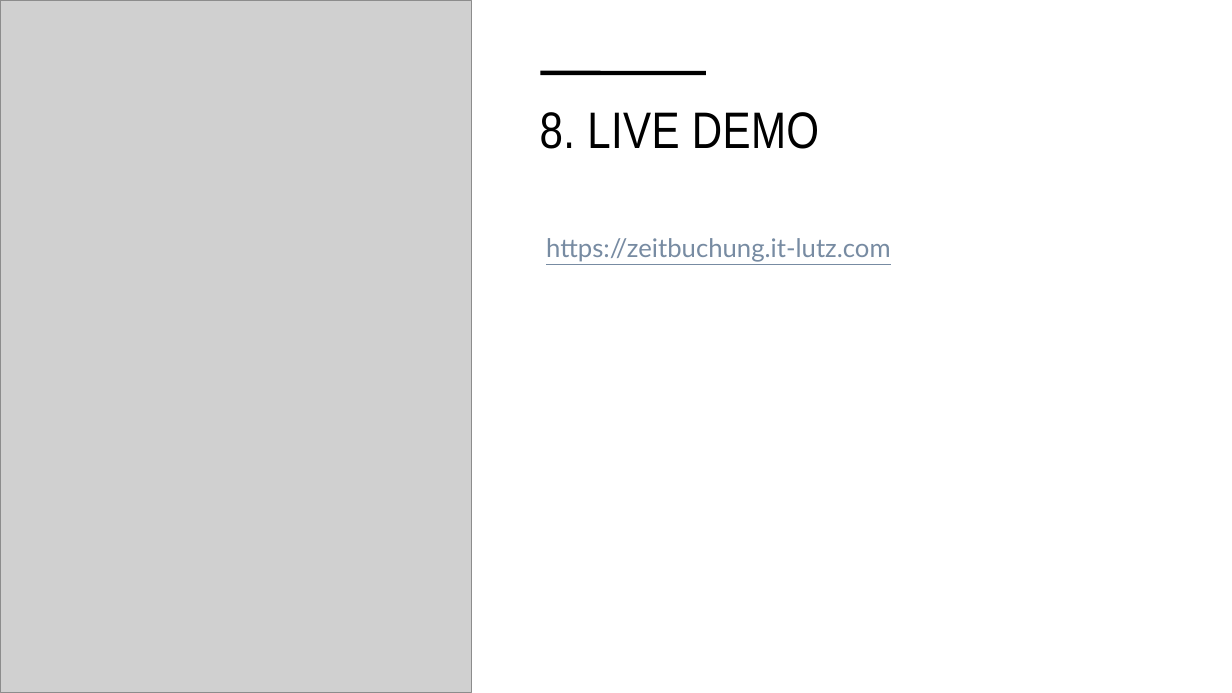
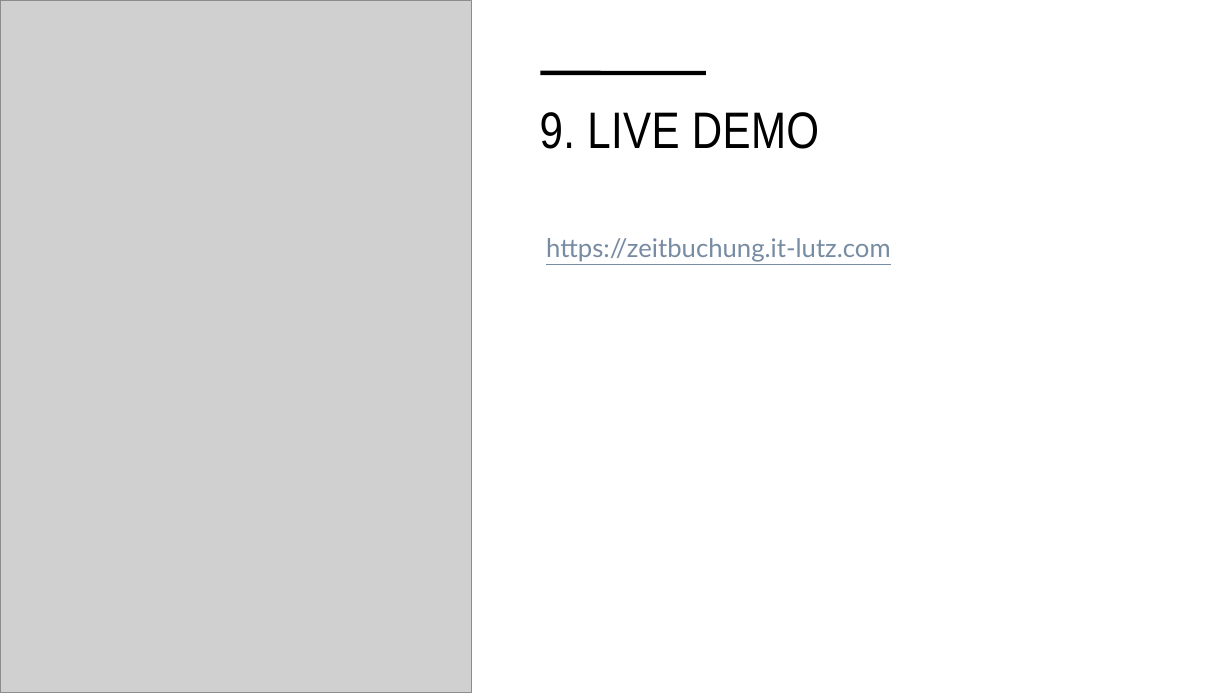
Before and after one commit to malu254/Eifrige-Otter-PM, a slide deck: slide 21 of Abgabe/Dokumentation/Präsentation.pptx. Drawn at 1232x693 pixels with LibreOffice and Linux fonts; fonts in the diff are those of the drawing; grey boxes stand for pictures. Boxes give left, top, right and bottom in pixels: in the first picture for what was removed or moved away, otherwise in the second. Text is boxed around its words. In the diff, an @@ line names an element or a change of style, - is before the commit and + after.

```diff
--- a/Abgabe/Dokumentation/Präsentation.pptx
+++ b/Abgabe/Dokumentation/Präsentation.pptx
@@ title at [540, 112, 819, 149]: text changed @@
-8. LIVE DEMO
+9. LIVE DEMO
```
Also in this commit, not shown: 14 other slides changed, 1 slide added, 1 slide removed.
